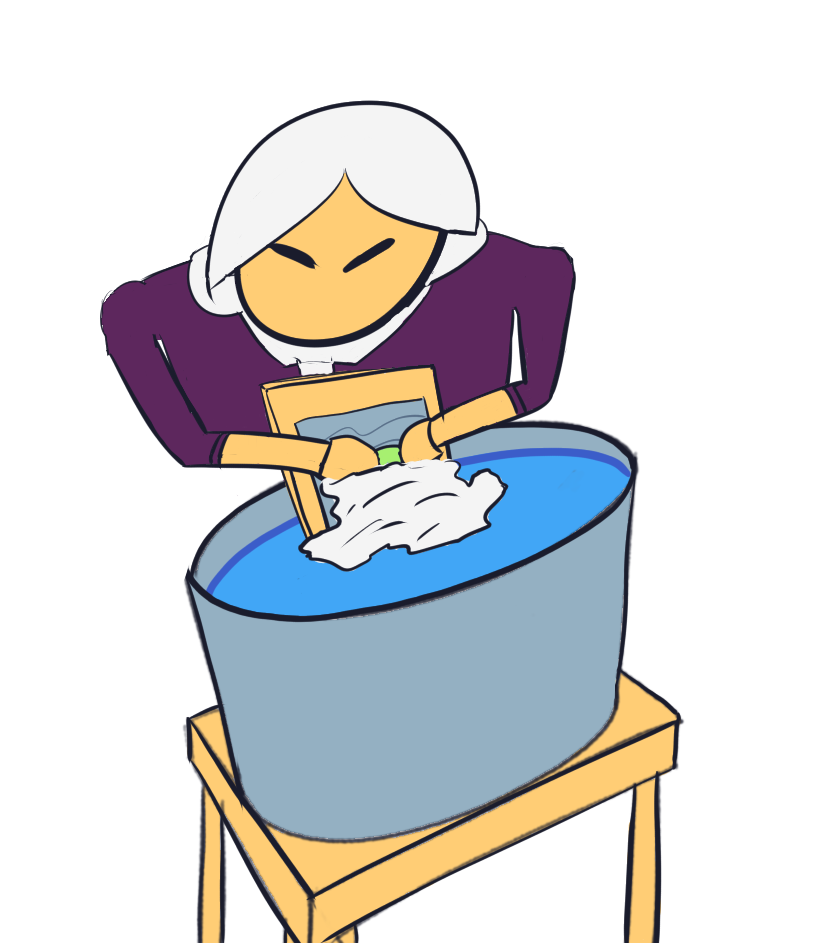
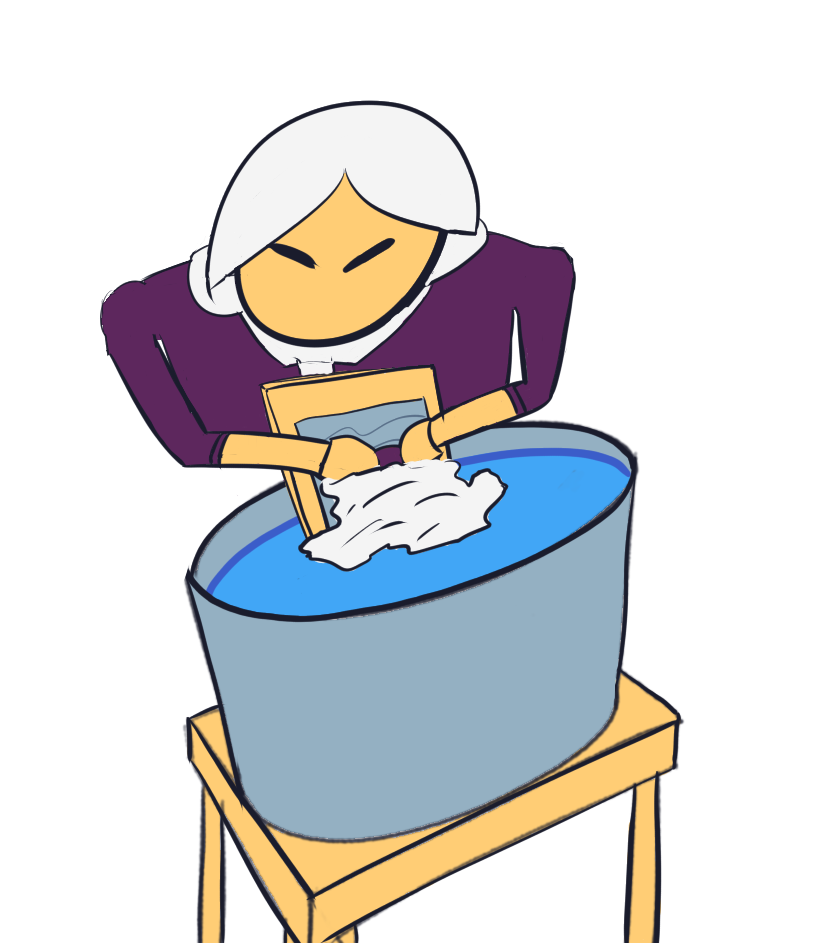
The second (821, 943) image is a revision of the first. Changes to its layers:
pixels changed over [left=375, top=447, right=404, bottom=469] (layer not identified)
